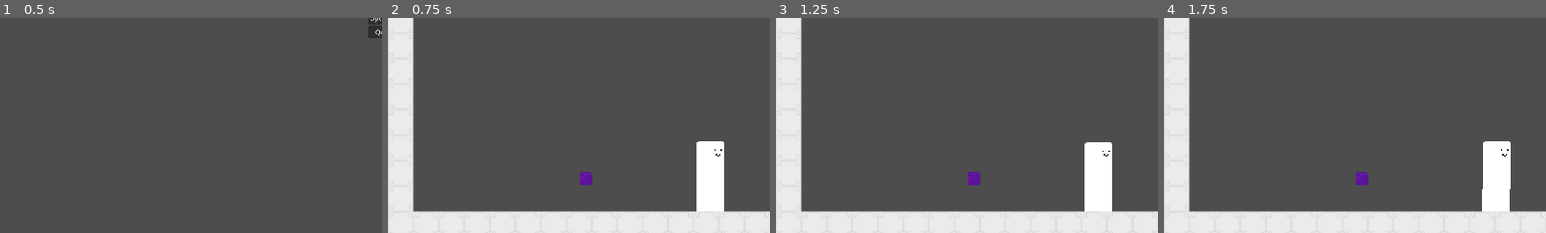
Above: before the commit, frames 1-4 (left to right).
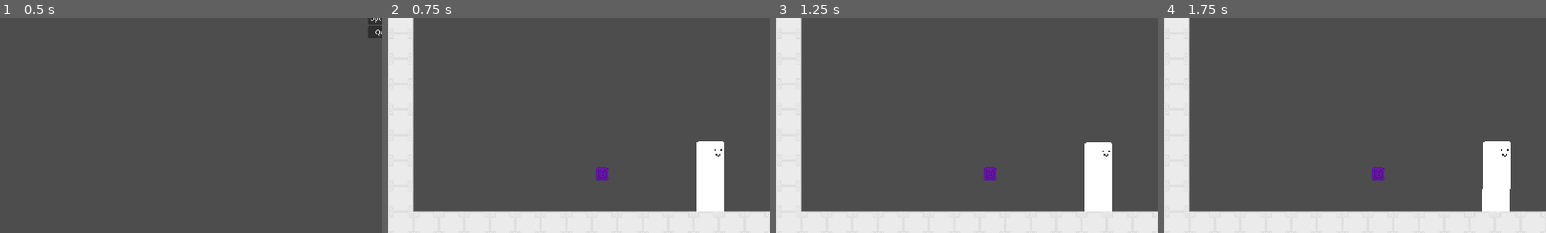
Above: after the commit, the same moments.

Repository: Mysteria0/To-Be-Name-Fighting-Game
Game: Godot game, scene res://menu.tscn
Two runs of this game, one before a commit and one after it. Both use one fixed random seed, a clock stepped at 60 frames per second and the inputs below.
Inputs:
- Up to frame 1 (0.5 s): no input
- Up to frame 2 (0.75 s): click "Start" at 0.5 s
- Up to frame 3 (1.25 s): no input
- Up to frame 4 (1.75 s): tap Enter at 1.25 s; hold D (move_right) from 1.28 s (still down); tap U (action_a) at 1.35 s; tap Space at 1.52 s
The pictures show only the part of the screen within x 0-50%, y 50-100%; the shares and areas given below are measured in that part.

Frame 1 is identical in both runs. In frame 2, 0.4% of the frame differs, in the area x 50-58%, y 69-78%; in frame 3, 0.4%; in frame 4, 0.4%.

Commit message:
End of school day commit #2

Diff:
--- a/Player.tscn
+++ b/Player.tscn
@@ -120,6 +120,8 @@
 }]
 
 [node name="Player" type="CharacterBody2D" unique_id=560191563]
+collision_layer = 2
+collision_mask = 3
 script = ExtResource("1_kpjcp")
 Max_health = 1000
 Characterinputs = Array[StringName]([&"1"])
--- a/Projectile.tscn
+++ b/Projectile.tscn
@@ -1,19 +1,22 @@
 [gd_scene format=3 uid="uid://ckucovdu373to"]
 
-[ext_resource type="Script" uid="uid://dqwn1g1t6mcg3" path="res://Scripts/Projectile enemy/projectile.gd" id="1_e7peq"]
+[ext_resource type="Script" uid="uid://d1gk7qoudmkkk" path="res://Scripts/Projectile enemy/projectile.gd" id="1_e7peq"]
 [ext_resource type="Texture2D" uid="uid://b26x1jg1c3i7e" path="res://Sprites/Projectile/Projectile.png" id="1_t7eop"]
 
-[sub_resource type="RectangleShape2D" id="RectangleShape2D_t7eop"]
-size = Vector2(32, 32)
+[sub_resource type="RectangleShape2D" id="RectangleShape2D_e7peq"]
+size = Vector2(30, 30)
 
-[node name="Projectile" type="Node2D" unique_id=1469835593]
+[node name="Projectile" type="RigidBody2D" unique_id=1606644341]
+collision_layer = 4
+collision_mask = 4
+gravity_scale = 0.0
 script = ExtResource("1_e7peq")
 
 [node name="Sprite2D" type="Sprite2D" parent="." unique_id=1377943805]
 texture = ExtResource("1_t7eop")
 
-[node name="Area2D" type="Area2D" parent="." unique_id=650615474]
+[node name="CollisionShape2D" type="CollisionShape2D" parent="." unique_id=628955454]
+shape = SubResource("RectangleShape2D_e7peq")
+debug_color = Color(0.8927792, 0.20835721, 0.61766946, 0.41960785)
 
-[node name="Hitbox" type="CollisionShape2D" parent="Area2D" unique_id=722320358]
-shape = SubResource("RectangleShape2D_t7eop")
-debug_color = Color(0.97395235, 0, 0.4337076, 0.41960785)
+[connection signal="body_entered" from="." to="." method="_on_body_entered"]
--- a/Scripts/Projectile enemy/projectile.gd
+++ b/Scripts/Projectile enemy/projectile.gd
@@ -1,6 +1,6 @@
-extends Node2D
+extends RigidBody2D
 
-
+signal hit_opponent
 # Called when the node enters the scene tree for the first time.
 func _ready() -> void:
 	pass # Replace with function body.
@@ -9,3 +9,8 @@
 # Called every frame. 'delta' is the elapsed time since the previous frame.
 func _process(delta: float) -> void:
 	pass
+
+
+func _on_body_entered(body: Node) -> void:
+	if body == Player:
+		hit_opponent.emit()
--- a/main.tscn
+++ b/main.tscn
@@ -33,6 +33,6 @@
 script = ExtResource("1_1bvp3")
 
 [node name="Projectile" parent="." unique_id=1469835593 instance=ExtResource("7_272bh")]
-position = Vector2(497, 944)
+position = Vector2(538, 932)
 
 [connection signal="healthdebug" from="InputReader" to="Player" method="_on_input_reader_healthdebug"]
Not shown, changed: Scripts/Projectile enemy/projectile.gd.uid
